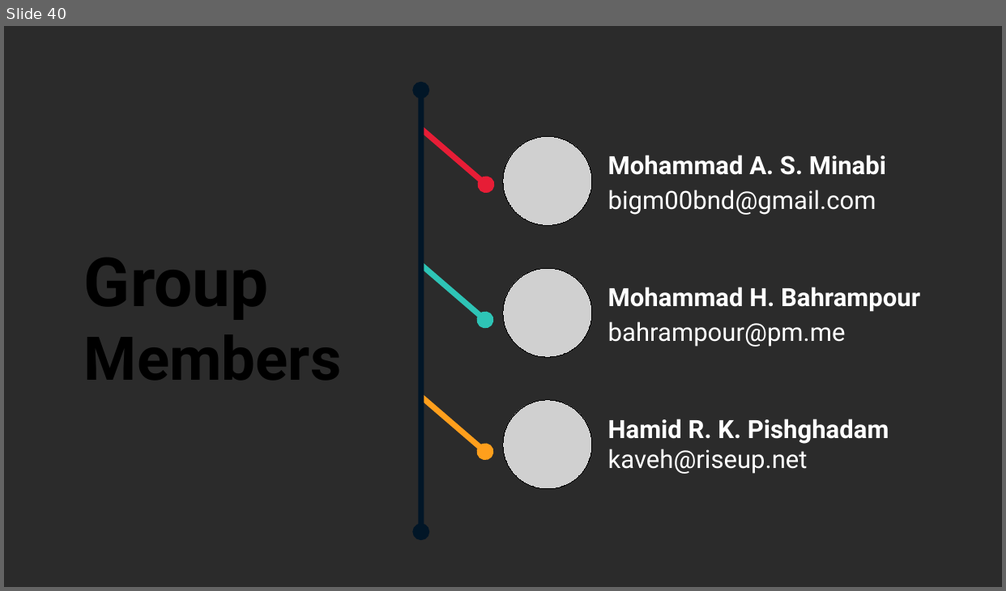
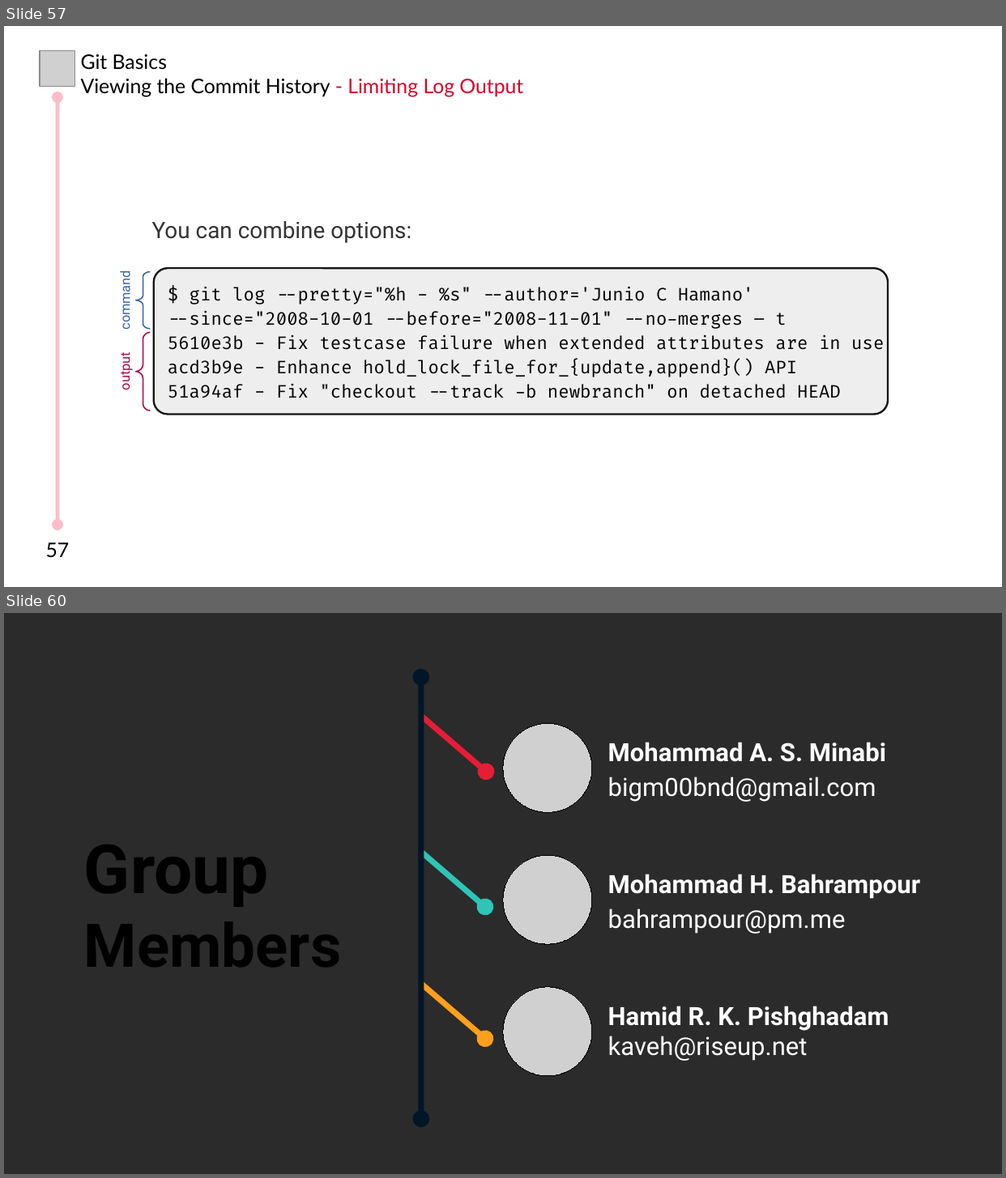
Before and after one commit to MHBahrampour/git-presentation-files, a slide deck: Chapter 2/Chapter 2.odp. Shown one above the other, each under a label of ours: slide 40 before the commit, slides 57 and 60 after it; the slides between them are not shown. The pictures are 1006x591 and 1006x1178 pixels, drawn with LibreOffice and Linux fonts; fonts in the diff are those of the drawing; grey boxes stand for pictures; background and template pictures are left out; a plain dark background stands for a picture behind light text. Boxes give left, top, right and bottom in pixels: in the first picture for what was removed or moved away, otherwise in the second. Text is boxed around its words. In the diff, an @@ line names an element or a change of style, - is before the commit and + after.

Commit message:
'Ch2 - Viewing the Commit History' is completed

```diff
--- a/Chapter 2/Chapter 2.odp
+++ b/Chapter 2/Chapter 2.odp
@@ slide 57 added at (x1=4, y1=26, x2=1002, y2=587), background #FFFFFF @@
@@ picture added at (x1=40, y1=51, x2=74, y2=87) @@
@@ text added at (x1=81, y1=54, x2=523, y2=97), 16 pt, text #000000 @@
+Git Basics
+Viewing the Commit History - Limiting Log Output
@@ double arrow added from (57, 97) to (57, 525), #FCBDC8 3 pt @@
@@ text added at (x1=152, y1=221, x2=411, y2=243), 18 pt, text #333333 @@
+You can combine options:
@@ text added at (x1=116, y1=276, x2=133, y2=328), 10.5 pt, text #3465A4 @@
+command
@@ freeform shape added at (x1=136, y1=272, x2=151, y2=330), outline #3465A4 0.99 pt @@
@@ rounded rectangle added at (x1=153, y1=269, x2=888, y2=415), fill #EEEEEE, outline #151515 1.5 pt, 14 pt, text #000000 @@
+$ git log --pretty="%h - %s" --author='Junio C Hamano'
+--since="2008-10-01 --before="2008-11-01" --no-merges – t
+5610e3b - Fix testcase failure when extended attributes are in use
+acd3b9e - Enhance hold_lock_file_for_{update,append}() API
+51a94af - Fix "checkout --track -b newbranch" on detached HEAD
@@ freeform shape added at (x1=136, y1=333, x2=151, y2=412), outline #A7074B 0.99 pt @@
@@ text added at (x1=116, y1=356, x2=133, y2=390), 10.5 pt, text #A7074B @@
+output
@@ text added at (x1=46, y1=543, x2=70, y2=558), 16 pt, text #000000 @@
+57
@@ what was slide 40 is now slide 60 @@
```
Also in this commit, not shown: 1 slide changed, 19 other slides added.
